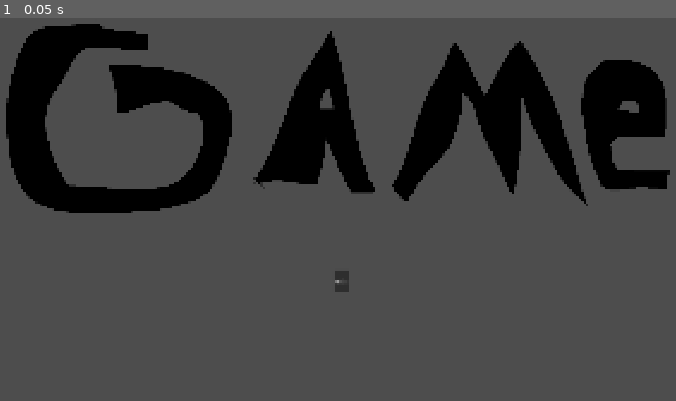
Above: before the commit, frame 1.
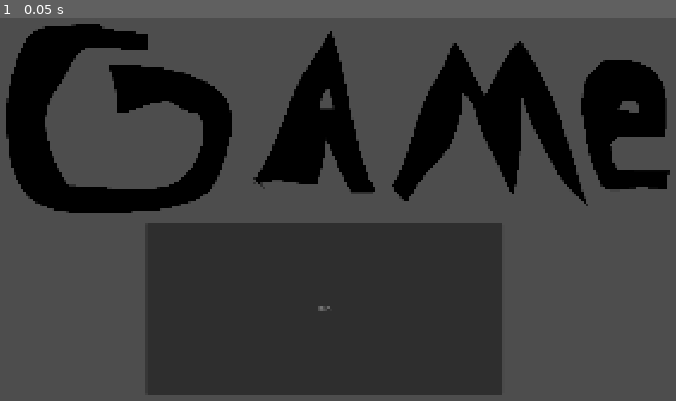
Above: after the commit, the same moment.

Repository: MrOnosa/jern-jam-2026-unlikely-hero
Game: Godot game, scene res://scenes/title.tscn
The game is run twice, just before and just after one commit, with the same random seed, the same clock (stepped at 60 frames per second) and the same inputs.
Inputs:
- Up to frame 1 (0.05 s): no input

The runs differ from the first frame. In frame 1, 23% of the frame differs, in the area x 21-75%, y 53-99%.

Commit message:
Testing if that actually worked by triggering another ci action

Diff:
--- a/scenes/title.tscn
+++ b/scenes/title.tscn
@@ -12,8 +12,8 @@
 position = Vector2(960, 540)
 
 [node name="Button" type="Button" parent="." unique_id=2063073948]
-offset_left = 1010.0
-offset_top = 722.0
-offset_right = 1046.0
-offset_bottom = 776.0
+offset_left = 560.0
+offset_top = 610.0
+offset_right = 1416.0
+offset_bottom = 1021.0
 text = "win"
